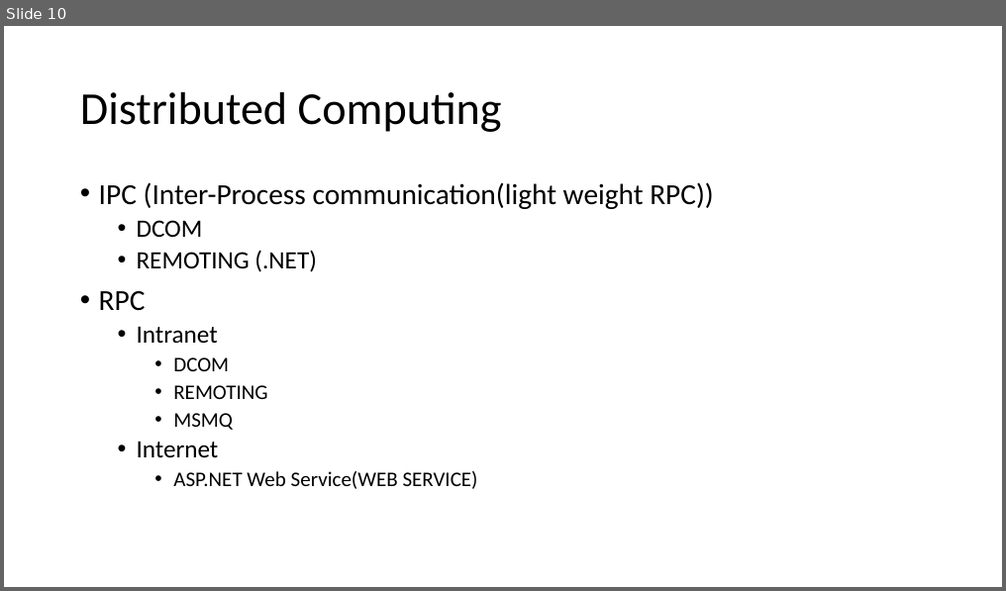
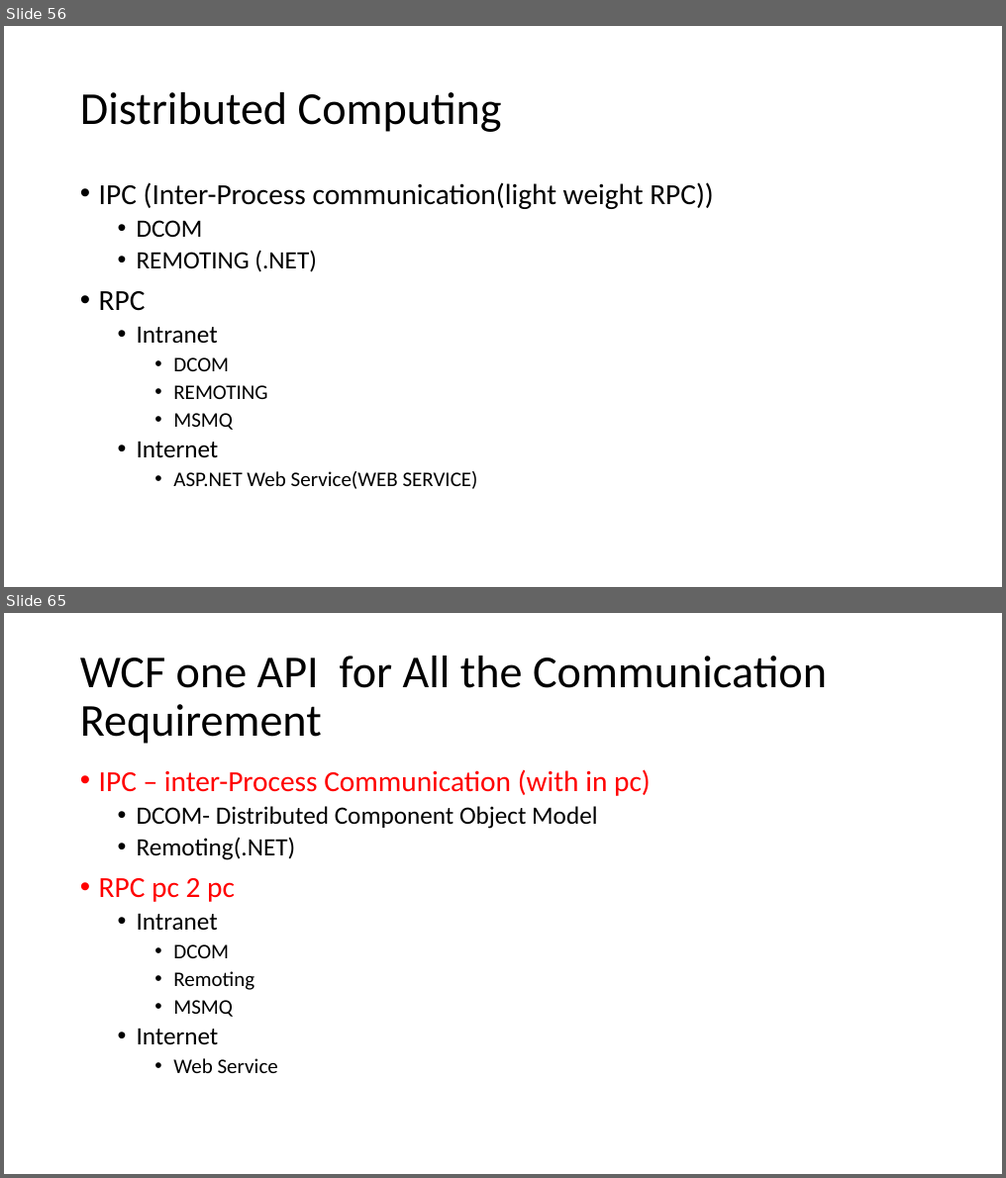
Before and after one commit to elangrg/KDL_27Jun2023, a slide deck: KDL_Con_CSharp_Intro27Jun2023/Content/KynDryl_27Jun_23ClassFlow.pptx. Shown one above the other, each under a label of ours: slide 10 before the commit, slides 56 and 65 after it; the slides between them are not shown. The pictures are 1006x591 and 1006x1178 pixels, drawn with LibreOffice and Linux fonts; fonts in the diff are those of the drawing. Boxes give left, top, right and bottom in pixels: in the first picture for what was removed or moved away, otherwise in the second. Text is boxed around its words. In the diff, an @@ line names an element or a change of style, - is before the commit and + after.

```diff
--- a/KDL_Con_CSharp_Intro27Jun2023/Content/KynDryl_27Jun_23ClassFlow.pptx
+++ b/KDL_Con_CSharp_Intro27Jun2023/Content/KynDryl_27Jun_23ClassFlow.pptx
@@ slide 65 added at [4, 613, 1002, 1174], background #FFFFFF @@
@@ title added at [80, 656, 827, 744], 44 pt, text #000000 @@
+WCF one API for All the Communication Requirement
@@ text added at [99, 769, 650, 1073], 24 pt, text #000000 @@
+• IPC – inter-Process Communication (with in pc)
+  • DCOM- Distributed Component Object Model
+  • Remoting(.NET)
+• RPC pc 2 pc
+  • Intranet
+    • DCOM
+    • Remoting
+    • MSMQ
+  • Internet
+    • Web Service
@@ what was slide 10 is now slide 56 @@
```
Also in this commit, not shown: 28 other slides added.
